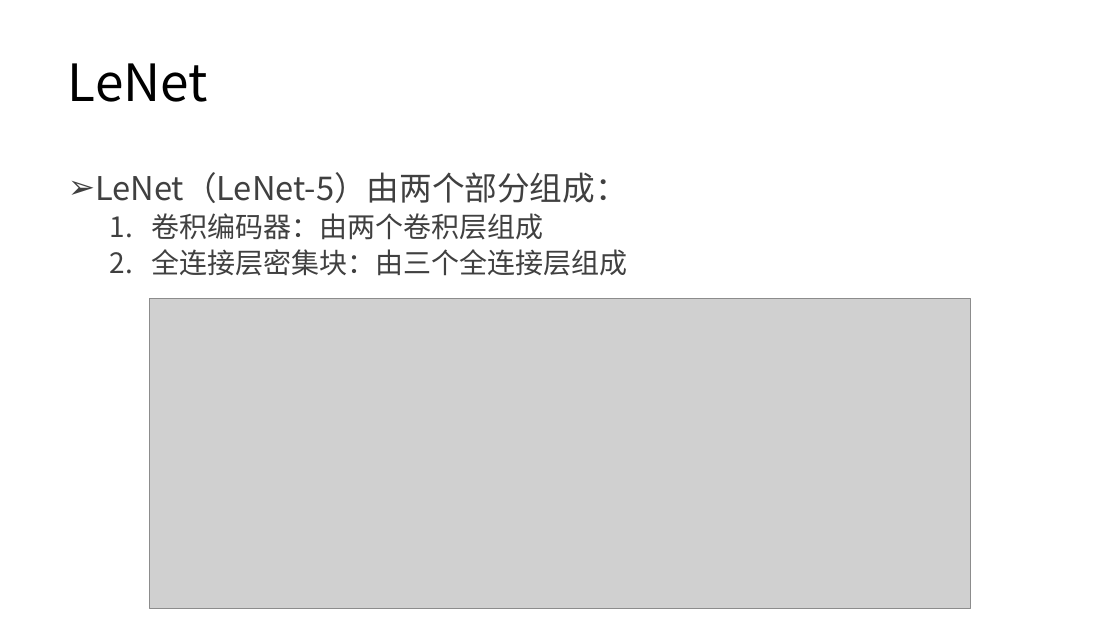
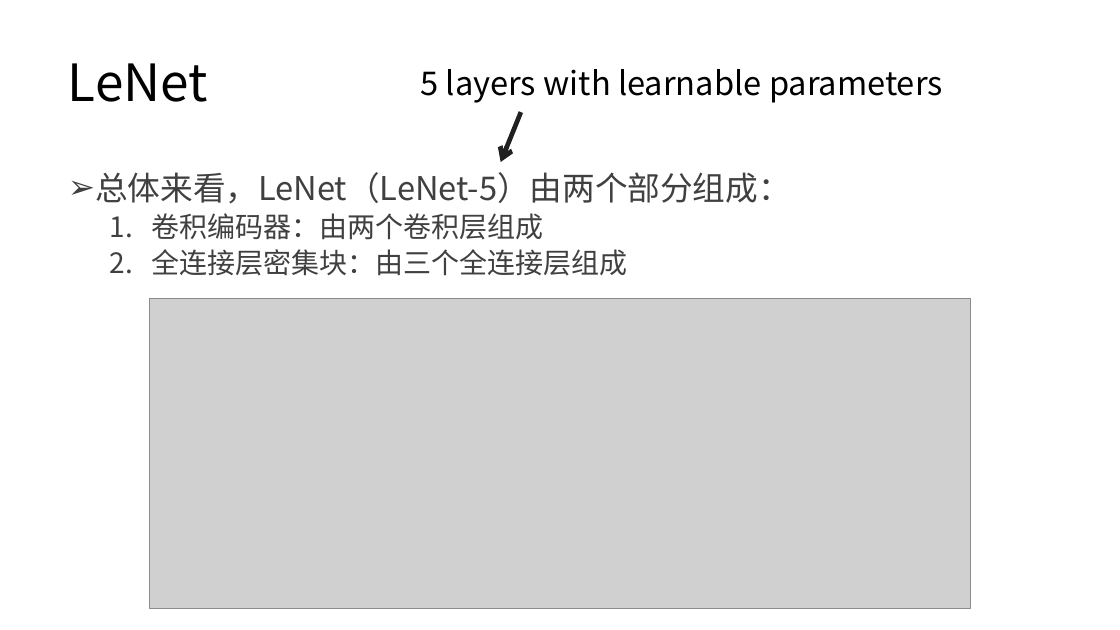
Before and after one commit to lezhang-thu/security_content, a slide deck: slide 7 of 卷积神经网络-b.pptx. Drawn at 1120x630 pixels with LibreOffice and Linux fonts; fonts in the diff are those of the drawing; grey boxes stand for pictures. Boxes give left, top, right and bottom in pixels: in the first picture for what was removed or moved away, otherwise in the second. Text is boxed around its words. In the diff, an @@ line names an element or a change of style, - is before the commit and + after.

```diff
--- a/卷积神经网络-b.pptx
+++ b/卷积神经网络-b.pptx
@@ text added at box(420, 69, 943, 103), 28 pt, text #000000 @@
+5 layers with learnable parameters
@@ arrow added from (521, 112) to (501, 162), #202020 4 pt @@
@@ text at box(95, 172, 791, 204): text changed @@
-➢ LeNet（LeNet-5）由两个部分组成：
+➢ 总体来看，LeNet（LeNet-5）由两个部分组成：
```
Also in this commit, not shown: 9 other slides changed, 25 slides added, 16 other files.
